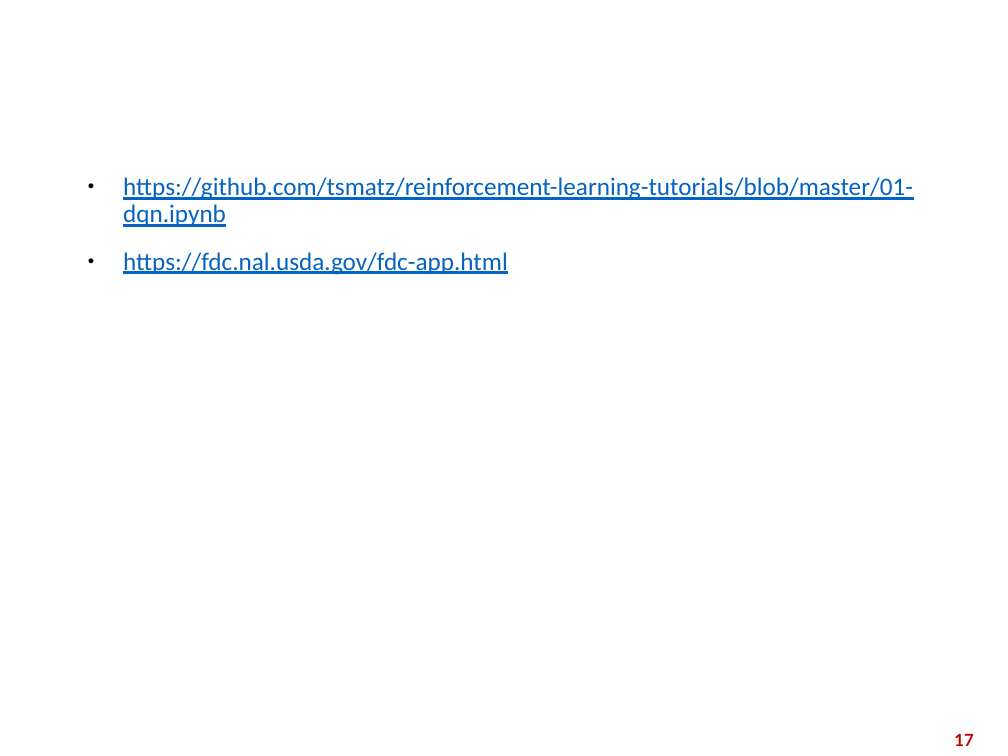
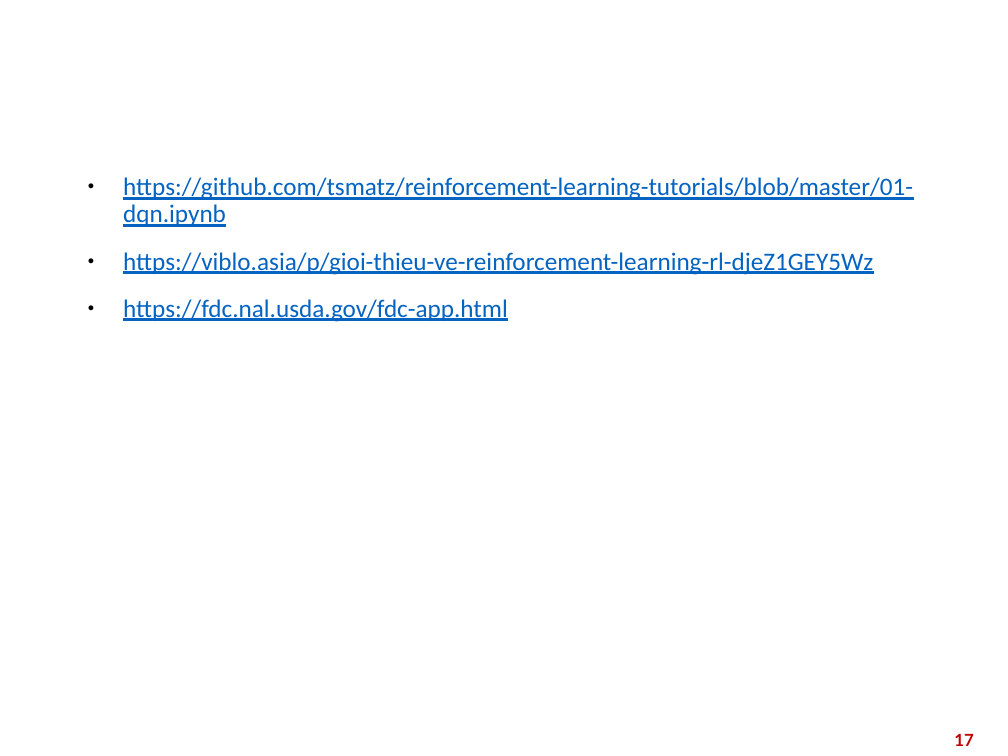
Before and after one commit to zVNoob/meal_suggestion, a slide deck: slide 17 of slides.pptx. Drawn at 1008x756 pixels with LibreOffice and Linux fonts; fonts in the diff are those of the drawing; background and template pictures are left out. Boxes give left, top, right and bottom in pixels: in the first picture for what was removed or moved away, otherwise in the second. Text is boxed around its words. In the diff, an @@ line names an element or a change of style, - is before the commit and + after.

Commit message:
Add more source to slides

```diff
--- a/slides.pptx
+++ b/slides.pptx
@@ text at [123, 252, 873, 275]: paragraph added @@
+● https://viblo.asia/p/gioi-thieu-ve-reinforcement-learning-rl-djeZ1GEY5Wz
```
Also in this commit, not shown: 1 other file.
